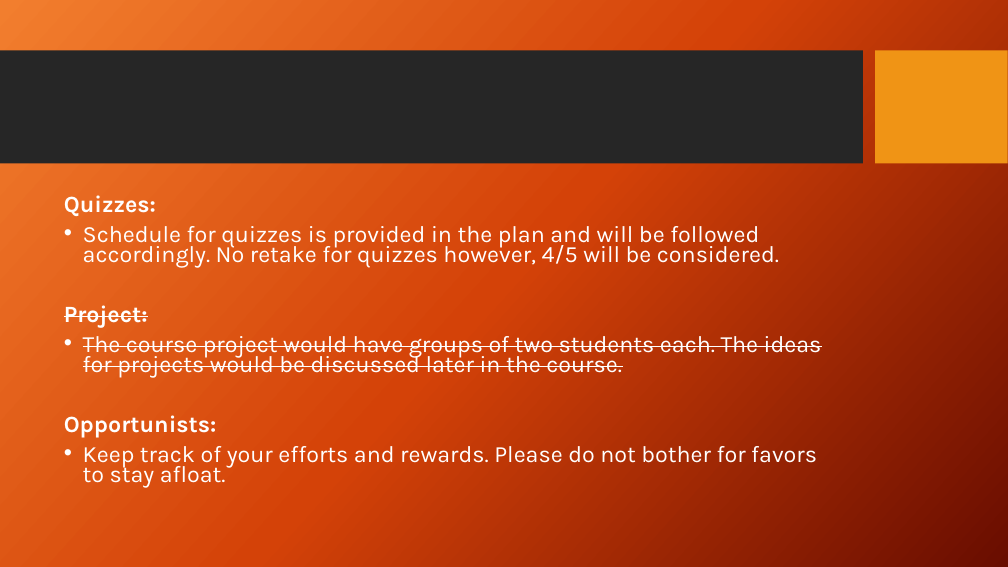
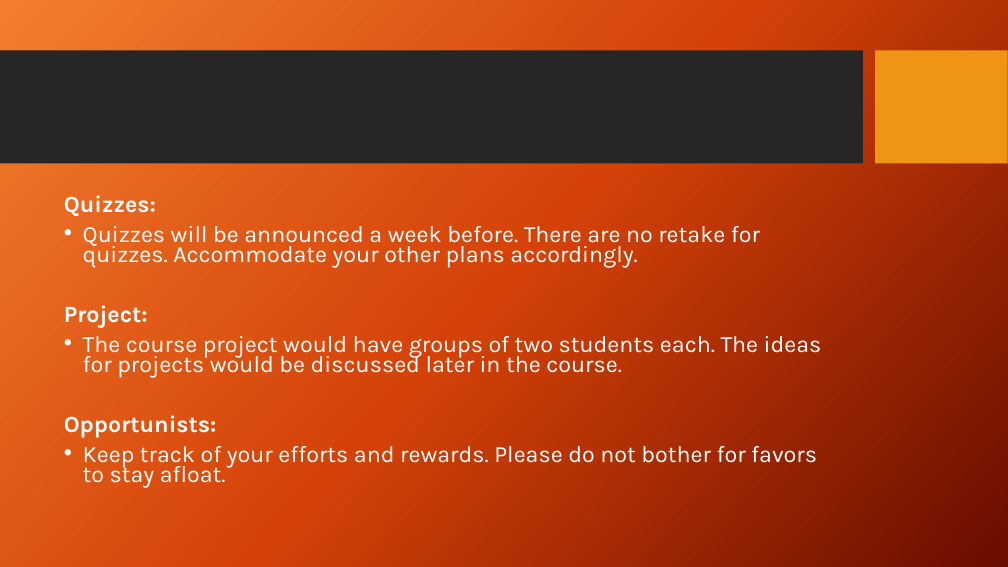
Before and after one commit to iffishells/Natural-Languag--Processing, a slide deck: slide 12 of PPT/Lecture1 Introduction.pptx. Drawn at 1008x567 pixels with LibreOffice and Linux fonts; fonts in the diff are those of the drawing; background and template pictures are left out. Boxes give left, top, right and bottom in pixels: in the first picture for what was removed or moved away, otherwise in the second. Text is boxed around its words. In the diff, an @@ line names an element or a change of style, - is before the commit and + after.

```diff
--- a/PPT/Lecture1 Introduction.pptx
+++ b/PPT/Lecture1 Introduction.pptx
@@ text at bbox=[83, 226, 760, 267]: text changed @@
-• Schedule for quizzes is provided in the plan and will be followed accordingly. No retake for quizzes however, 4/5 will be considered.
+• Quizzes will be announced a week before. There are no retake for quizzes. Accommodate your other plans accordingly.
@@ text at bbox=[64, 305, 822, 377]: strikethrough off in "Project:", "The course project would have groups of ..." @@
```
Also in this commit, not shown: 8 other slides changed, 3 slides removed, 17 other files.
